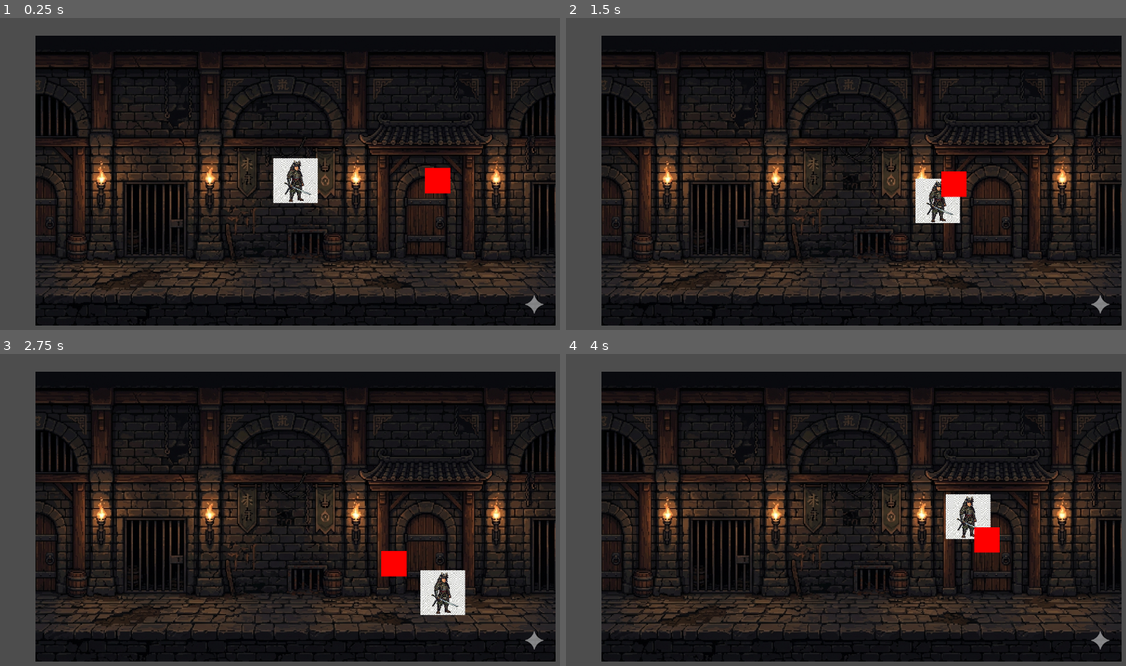
Above: before the commit, frames 1-4 (two rows, left to right).
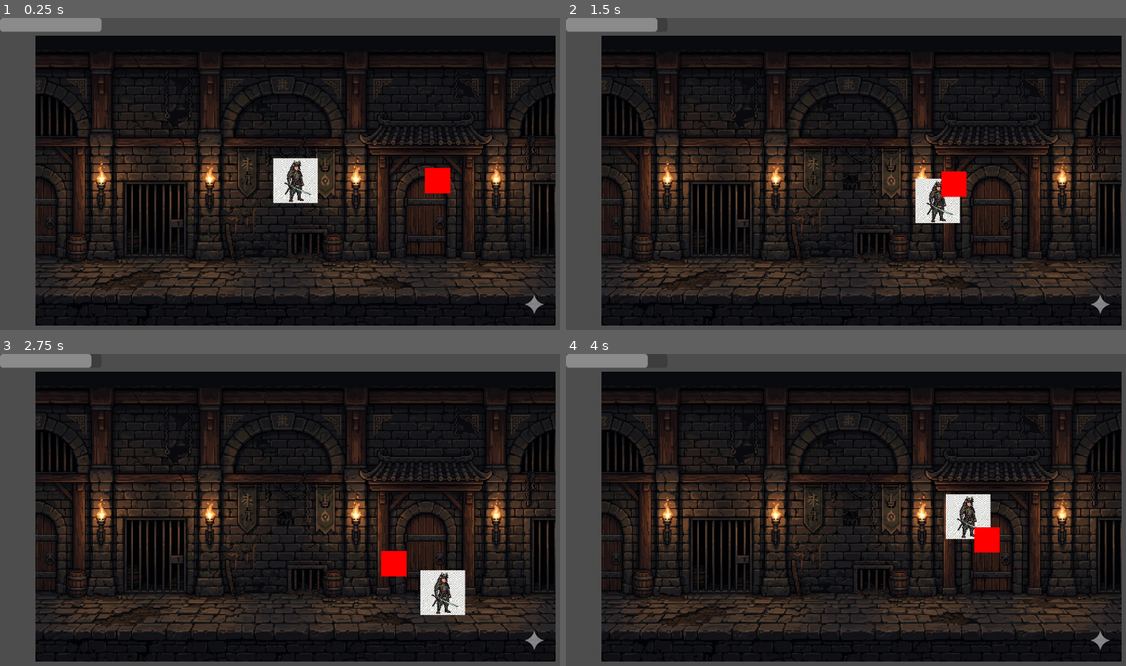
Above: after the commit, the same moments.

Repository: KerimShen/Game1
Game: Godot game, scene res://main.tscn
Same seed, same stepped clock (60 frames per second), same inputs: the game is played once before the commit and once after it.
Inputs:
- Up to frame 1 (0.25 s): no input
- Up to frame 2 (1.5 s): hold D (move_right) 0.53-1.28 s; tap J (attack) at 0.6, 1.35 s; hold S (move_down) from 1.28 s (still down)
- Up to frame 3 (2.75 s): release S (move_down) at 2.03 s; hold D (move_right) from 2.03 s (still down); tap J (attack) at 2.1 s
- Up to frame 4 (4 s): release D (move_right) at 2.78 s; hold W (move_up) 2.78-3.53 s; tap J (attack) at 2.85, 3.6 s; hold A (move_left) from 3.53 s (still down)

The runs differ from the first frame. In frame 1, 0.8% of the frame differs, in the area x 0-19%, y 0-5%; in frame 2, 0.7%; in frame 3, 0.7%; in frame 4, 0.7%.

Commit message:
can barı eklendi

Diff:
--- a/main.tscn
+++ b/main.tscn
@@ -20,3 +20,12 @@
 
 [node name="Enemy2" parent="." unique_id=975993349 instance=ExtResource("2_0xm2m")]
 position = Vector2(500, 0)
+
+[node name="CanvasLayer" type="CanvasLayer" parent="." unique_id=536738239]
+
+[node name="ProgressBar" type="ProgressBar" parent="CanvasLayer" unique_id=1384231143]
+custom_minimum_size = Vector2(200, 20)
+offset_right = 4.0
+offset_bottom = 27.0
+value = 100.0
+show_percentage = false
--- a/player.gd
+++ b/player.gd
@@ -1,19 +1,21 @@
 extends CharacterBody2D
 @onready var attack_area = $AttackArea
+@onready var health_bar = $"../CanvasLayer/ProgressBar"
 const SPEED = 200.0
 
 var can_attack = true
-var healt  = 100
+var health  = 100
 var can_take_damage = true
 
 func take_damage(amount):
 	if can_take_damage:
-		healt -= amount
-		print("Oyuncu cani: ", healt)
+		health -= amount
+		health_bar.value = health
+		print("Oyuncu cani: ", health)
 		can_take_damage = false
 		await get_tree().create_timer(1.0).timeout
 		can_take_damage = true
-		if healt <= 0:
+		if health <= 0:
 			die()
 
 func die():
